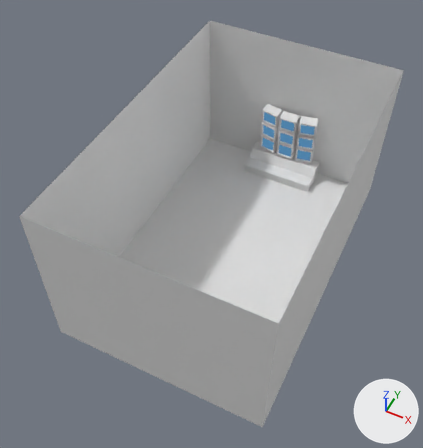
The Blender file assets/blendfiles/testroom.blend: old version first, new version second.
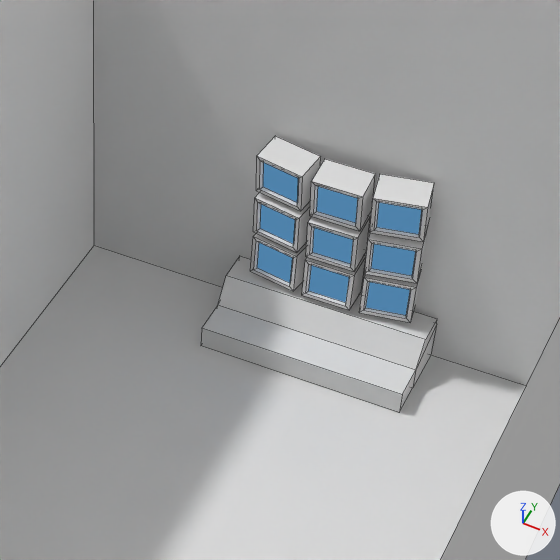
Old and new are each drawn whole from a camera (50 mm lens) standing at (7.9, -18.14, 24.48) and looking at (-0.57, -1.21, 3.32) and again close up on the part from 43% to 85% of the width and 13% to 53% of the height. The lights are fixed; the arrows at lower right show +X, +Y and +Z. The first two pictures are the older version. The close-ups show mesh edges as thin lines.

The older version as bpy lines, for what is in view:
```python
ob_control_panel_col = bpy.data.objects.new('control_panel-col', me_plane_005)
ob_control_panel_col.location = (0.0, 0.1, -0.23)
ob_control_panel_col.scale = (5.83, 8.0, 8.0)
ob_tv1_col = bpy.data.objects.new('tv1-col', me_cube_003)
ob_tv1_col.location = (0.0, 7.56, 2.51)
ob_tv1_col.rotation_euler = (0.0873, 0.0, 0.0)  # degrees (5, 0, 0)
ob_tv1_col.scale = (0.562, 0.562, 0.562)
ob_tv2_col = bpy.data.objects.new('tv2-col', me_cube_003)
ob_tv2_col.location = (0.0, 7.62, 1.52)
ob_tv2_col.scale = (0.562, 0.562, 0.562)
ob_tv3_col = bpy.data.objects.new('tv3-col', me_cube_003)
ob_tv3_col.location = (0.0, 7.52, 3.5)
ob_tv3_col.rotation_euler = (0.131, 0.0, 0.0)  # degrees (7.5, 0, 0)
ob_tv3_col.scale = (0.562, 0.562, 0.562)
ob_tv5_col = bpy.data.objects.new('tv5-col', me_cube_003)
ob_tv5_col.location = (-1.1, 7.66, 2.52)
ob_tv5_col.rotation_euler = (0.0859, 0.0151, -0.174)  # degrees (4.9, 0.9, -10)
ob_tv5_col.scale = (0.562, 0.562, 0.562)
ob_tv6_col = bpy.data.objects.new('tv6-col', me_cube_003)
ob_tv6_col.location = (1.1, 7.66, 2.52)
ob_tv6_col.rotation_euler = (0.0859, -0.0151, 0.174)  # degrees (4.9, -0.9, 10)
ob_tv6_col.scale = (0.562, 0.562, 0.562)
ob_tv7_col = bpy.data.objects.new('tv7-col', me_cube_003)
ob_tv7_col.location = (1.1, 7.72, 1.52)
ob_tv7_col.rotation_euler = (0.0, 0.0, 0.175)  # degrees (0, 0, 10)
ob_tv7_col.scale = (0.562, 0.562, 0.562)
ob_tv8_col = bpy.data.objects.new('tv8-col', me_cube_003)
ob_tv8_col.location = (-1.1, 7.62, 3.53)
ob_tv8_col.rotation_euler = (0.129, 0.0227, -0.173)  # degrees (7.4, 1.3, -10)
ob_tv8_col.scale = (0.562, 0.562, 0.562)
ob_tv9_col = bpy.data.objects.new('tv9-col', me_cube_003)
ob_tv9_col.location = (1.1, 7.62, 3.53)
ob_tv9_col.rotation_euler = (0.129, -0.0227, 0.173)  # degrees (7.4, -1.3, 10)
ob_tv9_col.scale = (0.562, 0.562, 0.562)
# also in view: 'tv4-col' at (-1.1, 7.72, 1.52); 'Plane-col' at (0.0, 0.0, 4.1)
```
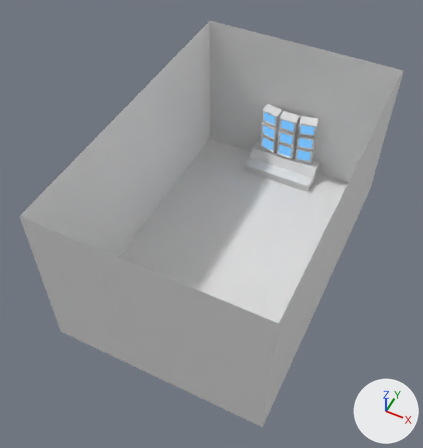
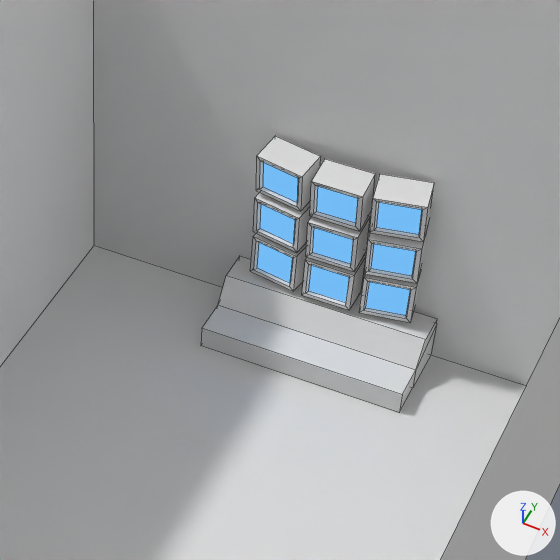
Changed parts and their boxes [x1, y1, x2, y2] in the close-ups (560 x 560 px):
'tv6-col', surface changed (lighter): [368, 241, 418, 280] in both
'tv2-col', surface changed (lighter): [305, 263, 352, 306] in both
'tv7-col', surface changed (lighter): [363, 279, 413, 320] in both
'tv4-col', surface changed (lighter): [253, 240, 295, 286] in both

The change, as a list of edits to the scene's bpy script:
```text
Change mat_screen_001:
    mat_screen_001.strength: 0.8 -> 1.8
```
